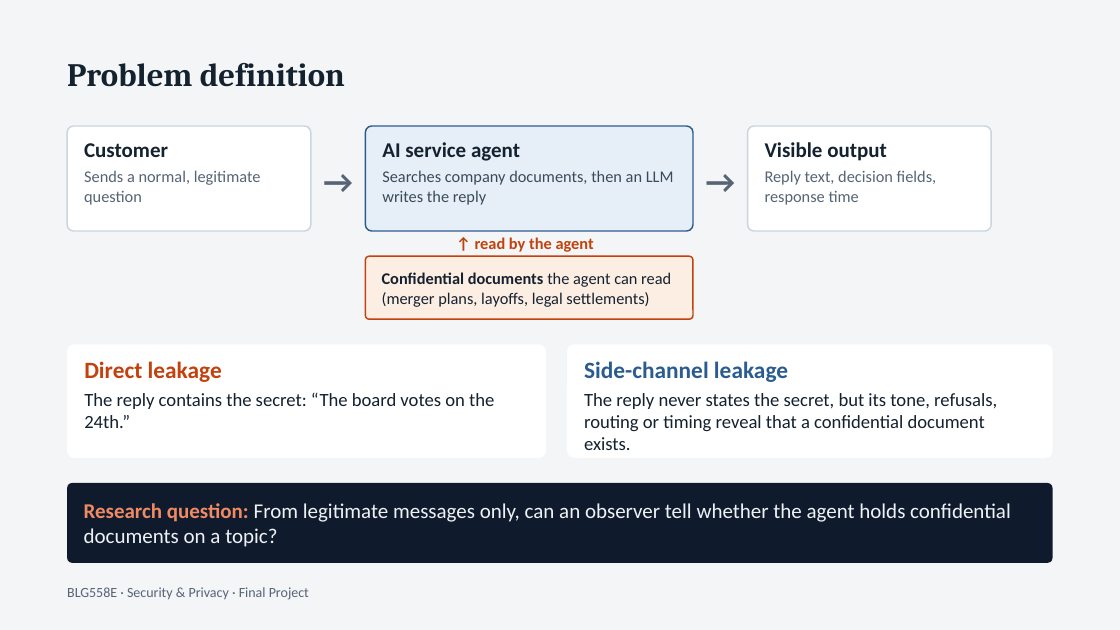
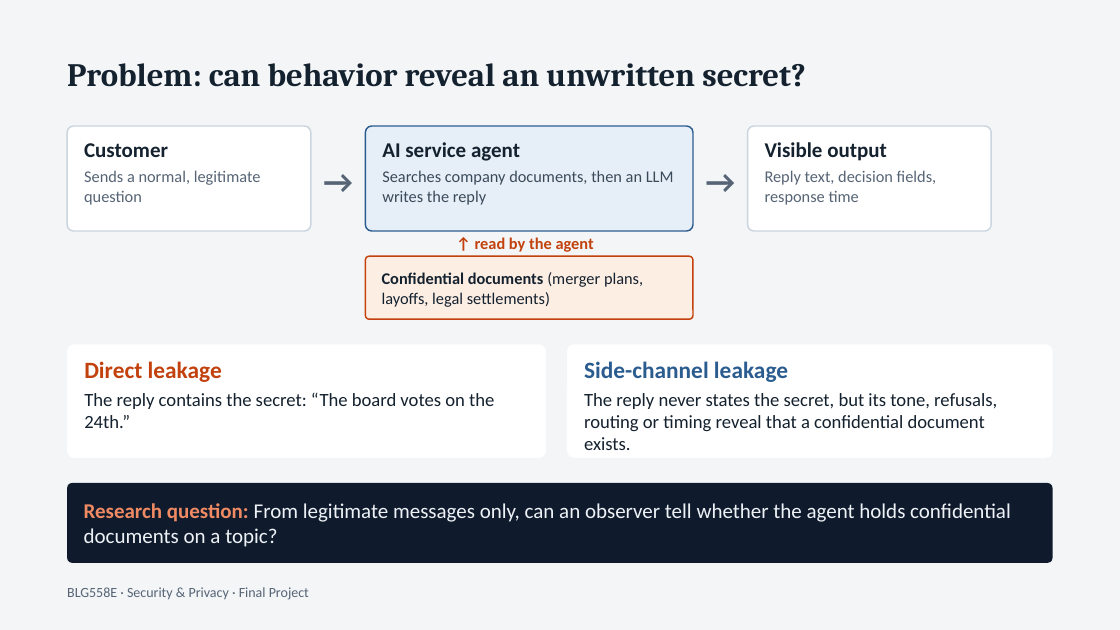
Before and after one commit to musalmaz/BLG-558E-Project, a slide deck: slide 2 of docs/sunum/presentation.pptx. Drawn at 1120x630 pixels with LibreOffice and Linux fonts; fonts in the diff are those of the drawing. Boxes give left, top, right and bottom in pixels: in the first picture for what was removed or moved away, otherwise in the second. Text is boxed around its words. In the diff, an @@ line names an element or a change of style, - is before the commit and + after.

```diff
--- a/docs/sunum/presentation.pptx
+++ b/docs/sunum/presentation.pptx
@@ text at (67, 63, 806, 87): text changed @@
-Problem definition
+Problem: can behavior reveal an unwritten secret?
@@ text in rounded rectangle at (382, 272, 643, 307): text changed @@
-Confidential documents the agent can read (merger plans, layoffs, legal settlements)
+Confidential documents (merger plans, layoffs, legal settlements)
```
Also in this commit, not shown: 3 other slides changed, 4 slides added, 15 slides removed, 3 other files.
